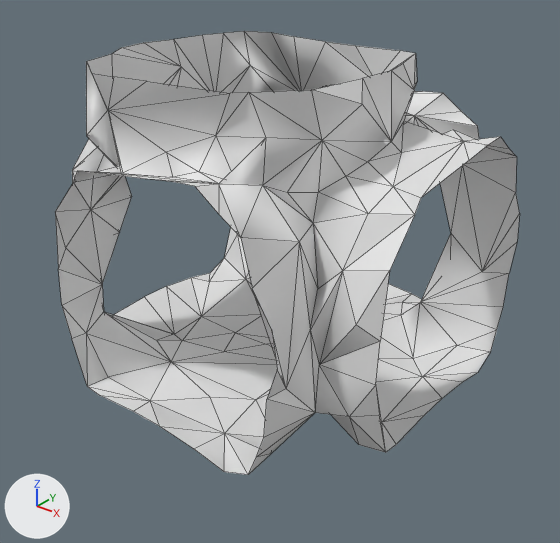
Renders of the glTF model Rogue-Robots/Assets/Models/ModularBlocks/5NoDownConnector_Col.gltf from each side of a commit.
Rendered twice from a camera (50 mm lens) standing at (5.99, -7.52, 6.73) and looking at (0.18, -0.25, 2.23). The lights are fixed; the arrows at lower left show +X, +Y and +Z. Mesh edges are drawn as thin lines. Vertices at the same position are counted once.

Objects in the first picture: '5NoDownConnector_Col'.
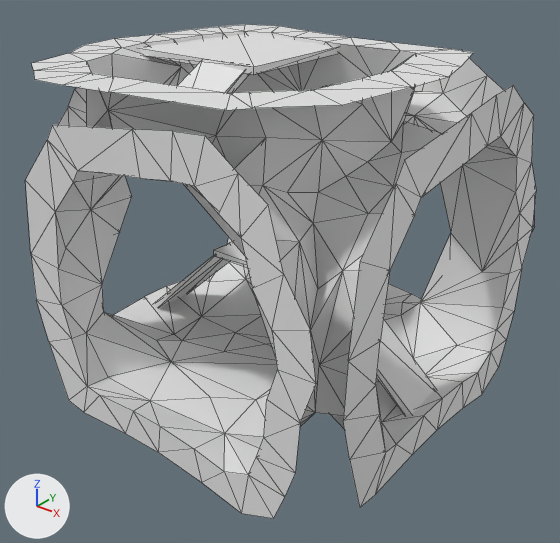
Scene script edits in JSON lines:
```json
{"block": "me_scene_067", "where": "# used by ob_5nodownconnector_col; location = (0.0, 0.0, 0.0)"}
{"op": "remove", "block": "me_scene_067", "code": "me_scene_067.from_pydata(...)  # 242 vertices, 378 faces; spans x -2.5..2.5, y -2.5..2.5, z 0.73..5.0"}
{"op": "add", "block": "me_scene_067", "code": "me_scene_067.from_pydata(...)  # 414 vertices, 691 faces; spans x -2.5..2.51, y -2.74..2.5, z 0.32..5.0"}
{"block": "me_scene_067", "change": "me_scene_067 part 1: a new loose piece, a box spanning x -0.647..0.647, y -0.647..0.647, z 2.364..2.453"}
{"block": "me_scene_067", "change": "me_scene_067 part 2: a new loose piece, a box spanning x -1.912..0.073, y -0.607..1.317, z 4.862..4.951"}
{"block": "me_scene_067", "change": "me_scene_067 part 3"}
{"block": "me_scene_067", "change": "3 faces are deleted"}
{"block": "me_scene_067", "change": "148 vertices are added at x -2.5..2.51, y -2.74..2.5, z 0.32..5.0"}
{"block": "me_scene_067", "change": "8 new vertices lie (0.68, 0.0, 0.0) away from vertices in x -0.39..0.09, y -2.15..2.46, z 0.7..4.31"}
{"block": "me_scene_067", "change": "292 new faces join them"}
{"block": "me_scene_067", "change": "me_scene_067 part 4: the surface is now shaded flat"}
```

Where the change shows, as pixel boxes (x1, y1, x2, y2) in the pictures (560 x 543 px):
```json
{"object": "5NoDownConnector_Col", "change": "reshaped", "before": [55, 31, 520, 475], "after": [25, 24, 536, 519], "on screen": "10% wider, 11% taller"}
{"part": 1, "of": "me_scene_067", "change": "added", "after": [214, 241, 247, 267]}
{"part": 2, "of": "me_scene_067", "change": "added", "after": [139, 35, 339, 75]}
{"part": 3, "of": "me_scene_067", "change": "built on", "after": [25, 24, 536, 519]}
```
